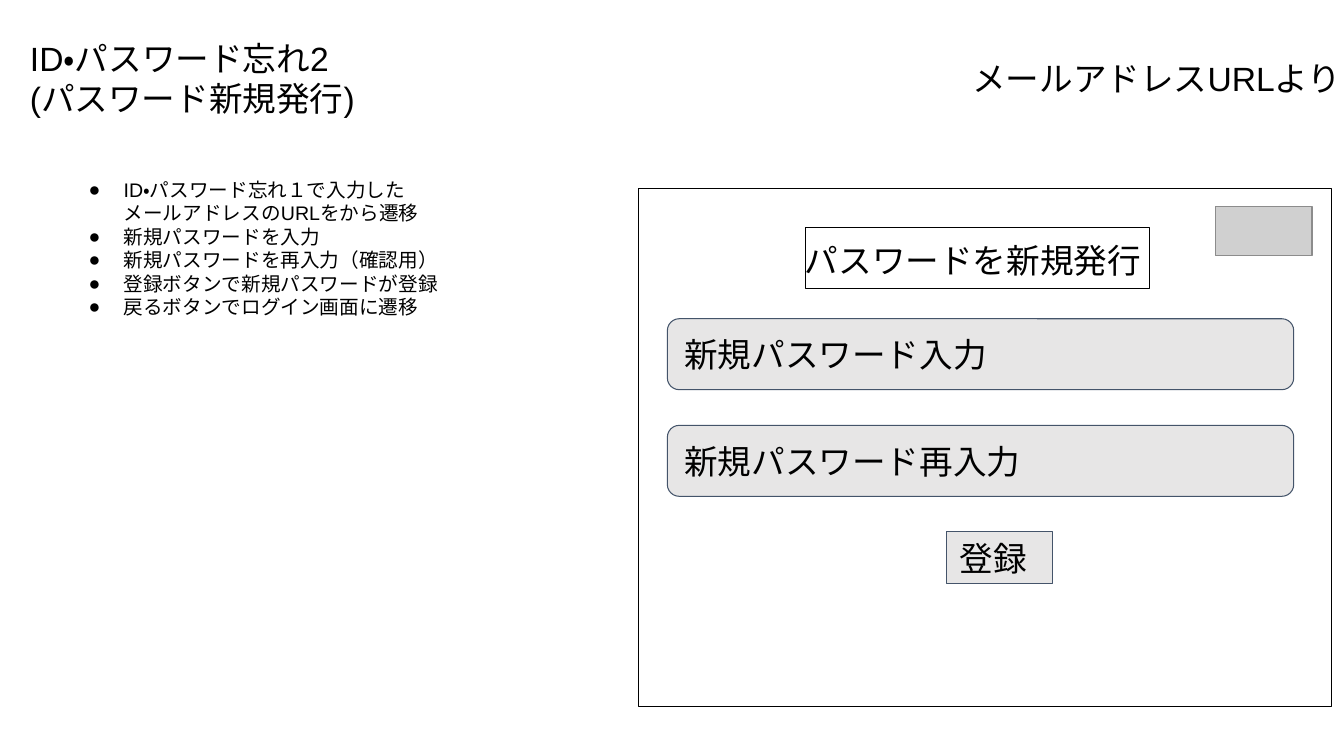
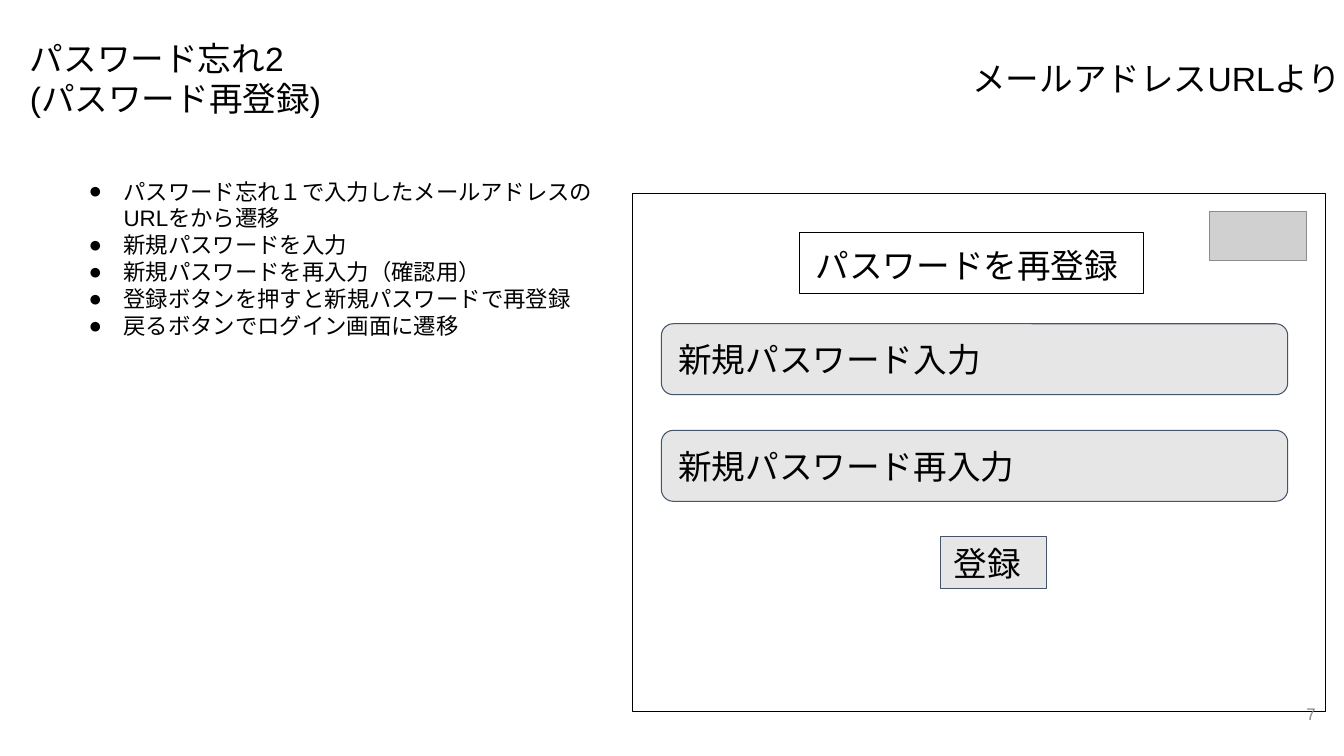
Before and after one commit to minehisa/ex2021, a slide deck: slide 7 of スライド資料/提案資料/20210607_pitch.pptx (slide 6 before the commit). Drawn at 1344x756 pixels with LibreOffice and Linux fonts; fonts in the diff are those of the drawing; grey boxes stand for pictures. Boxes give left, top, right and bottom in pixels: in the first picture for what was removed or moved away, otherwise in the second. Text is boxed around its words. In the diff, an @@ line names an element or a change of style, - is before the commit and + after.

```diff
--- a/スライド資料/提案資料/20210607_pitch.pptx
+++ b/スライド資料/提案資料/20210607_pitch.pptx
@@ text at <box>30,42,321,118</box>: text changed @@
-ID・パスワード忘れ2
-(パスワード新規発行)
+パスワード忘れ2
+(パスワード再登録)
@@ text at <box>124,181,593,202</box>: text changed; size 14 to 16 pt @@
-● ID・パスワード忘れ１で入力した
-  メールアドレスのURLをから遷移
+● パスワード忘れ１で入力したメールアドレスのURLをから遷移
@@ text at <box>124,234,481,336</box>: size 14 to 16 pt in "新規パスワードを入力", "新規パスワードを再入力（確認用）", "戻るボタンでログイン画面に遷移" @@
@@ 3 rectangles, 2 rounded rectangles, 1 picture: place and size @@
-3 rectangles, 2 rounded rectangles, 1 picture at <box>639,189,1333,707</box>
+3 rectangles, 2 rounded rectangles, 1 picture at <box>633,194,1327,712</box>
@@ text at <box>816,249,1118,281</box>: text changed @@
-パスワードを新規発行
+パスワードを再登録
@@ text at <box>124,288,571,309</box>: text changed; size 14 to 16 pt @@
-● 登録ボタンで新規パスワードが登録
+● 登録ボタンを押すと新規パスワードで再登録
@@ page number added at <box>1306,708,1315,720</box>, 12 pt, text #888888 @@
+7
```
Also in this commit, not shown: 11 other slides changed, 1 slide added.
